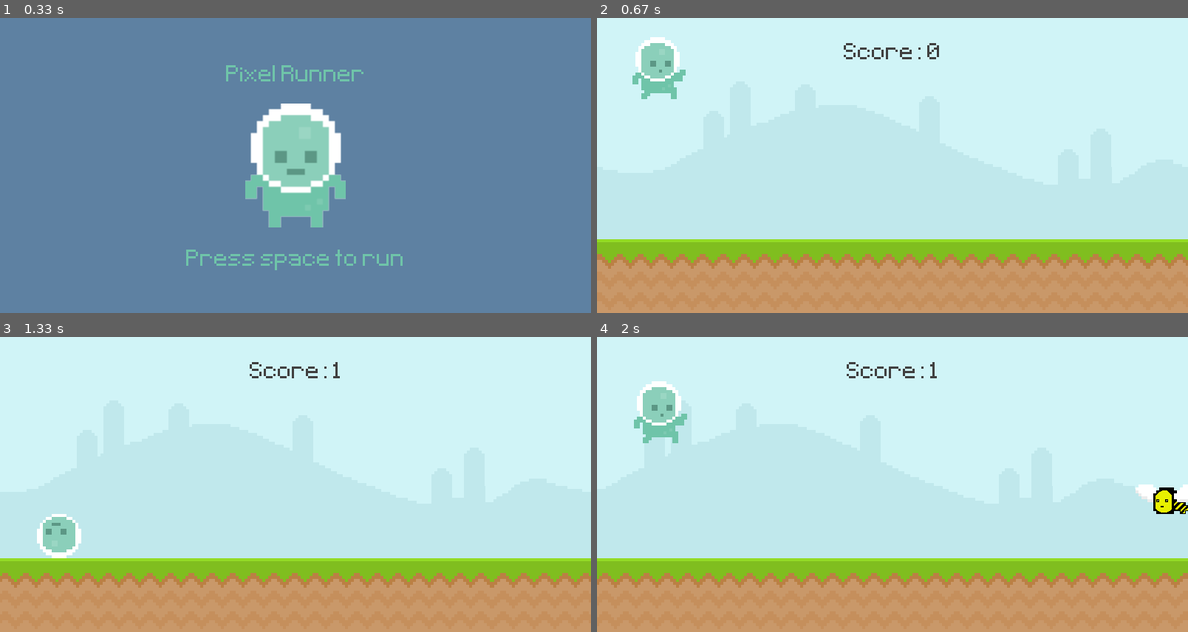
Above: before the commit, frames 1-4 (two rows, left to right).
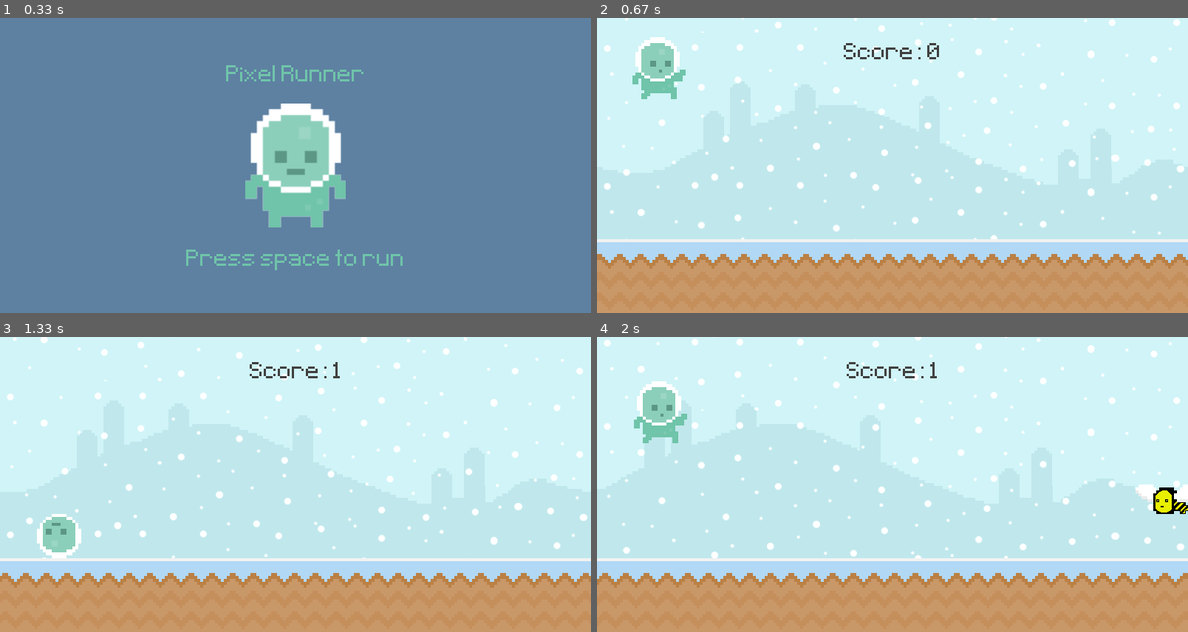
Above: after the commit, the same moments.

Repository: clear-code-projects/UltimatePygameIntro
Game: pygame game, started from runner_class only.py
Same seed, same stepped clock (60 frames per second), same inputs: the game is played once before the commit and once after it.
Inputs:
- Up to frame 1 (0.33 s): no input
- Up to frame 2 (0.67 s): tap Space at 0.33 s
- Up to frame 3 (1.33 s): hold Down from 1.17 s (still down)
- Up to frame 4 (2 s): release Down at 1.63 s; hold Down from 1.67 s (still down); tap Space at 1.73 s

Frame 1 is identical in both runs. In frame 2, 7.8% of the frame differs, in the area x 0-100%, y 0-83%; in frame 3, 7.9%; in frame 4, 7.9%.

Commit message:
Changed level to winter time, added snowfall

Diff:
--- a/runner_class only.py
+++ b/runner_class only.py
@@ -125,30 +125,40 @@
 game_active = False
 start_time = 0
 score = 0
+
+# MUSIC
 bg_music = pygame.mixer.Sound('audio/music.wav')
 bg_music.set_volume(0.05)
 bg_music.play(loops = -1)
 
-#Groups
+# GROUPS
 player = pygame.sprite.GroupSingle()
 player.add(Player())
 
 obstacle_group = pygame.sprite.Group()
 
-# Background
+# BACKGROUND
+### GROUND
 # ground_surface = pygame.image.load('graphics/ground.png').convert()
-ground_surface_1 = pygame.image.load('graphics/infiniteGround.png').convert()
-ground_surface_2 = pygame.image.load('graphics/infiniteGround.png').convert()
+ground_surface_1 = pygame.image.load('graphics/infiniteSnowGround.png').convert()
+ground_surface_2 = pygame.image.load('graphics/infiniteSnowGround.png').convert()
 ground_surf_rect_1 = ground_surface_1.get_rect(topleft = (0,300))
 ground_surf_rect_2 = ground_surface_2.get_rect(topleft = (786,300))
 
+### SKY
 # sky_surface = pygame.image.load('graphics/Sky.png').convert()
 sky_surface_1 = pygame.image.load('graphics/infiniteSky.png').convert()
 sky_surface_2 = pygame.image.load('graphics/infiniteSky.png').convert()
 sky_surf_rect_1 = sky_surface_1.get_rect(left = 0)
 sky_surf_rect_2 = sky_surface_2.get_rect(left = 800)
 
-# Intro screen
+### SNOW (Optional)
+snow_surface_1 = pygame.image.load('graphics/snow.png').convert_alpha()
+snow_surface_2 = pygame.image.load('graphics/snow.png').convert_alpha()
+snow_rect_1 = snow_surface_1.get_rect(top = 0)
+snow_rect_2 = snow_surface_2.get_rect(top = -300)
+
+# INTRO SCREEN
 player_stand = pygame.image.load('graphics/player/player_stand.png').convert_alpha()
 player_stand = pygame.transform.rotozoom(player_stand,0,2)
 player_stand_rect = player_stand.get_rect(center = (400,200))
@@ -159,7 +169,7 @@
 game_message = test_font.render('Press space to run',False,(111,196,169))
 game_message_rect = game_message.get_rect(center = (400,330))
 
-# Timer
+# TIMER
 obstacle_timer = pygame.USEREVENT + 1
 pygame.time.set_timer(obstacle_timer,1500)
 
@@ -180,6 +190,7 @@
 
 
 	if game_active:
+		# SKY
 		sky_surf_rect_1.left -= 1
 		sky_surf_rect_2.left -= 1
 		if sky_surf_rect_1.right == 0:
@@ -190,6 +201,17 @@
 		screen.blit(sky_surface_2,sky_surf_rect_2)
 		# screen.blit(sky_surface,(0,0))
 
+		# SNOW
+		snow_rect_1.top += 1
+		snow_rect_2.top += 1
+		if snow_rect_1.top >= 300:
+			snow_rect_1.bottom = 0
+		if snow_rect_2.top >= 300:
+			snow_rect_2.bottom = 0
+		screen.blit(snow_surface_1,snow_rect_1)
+		screen.blit(snow_surface_2,snow_rect_2)
+
+		# GROUND
 		ground_surf_rect_1.left -= 2
 		ground_surf_rect_2.left -= 2
 		if ground_surf_rect_1.right <= 0:
Binary file added: graphics/infiniteSnowGround.png
Binary file added: graphics/snow.png
